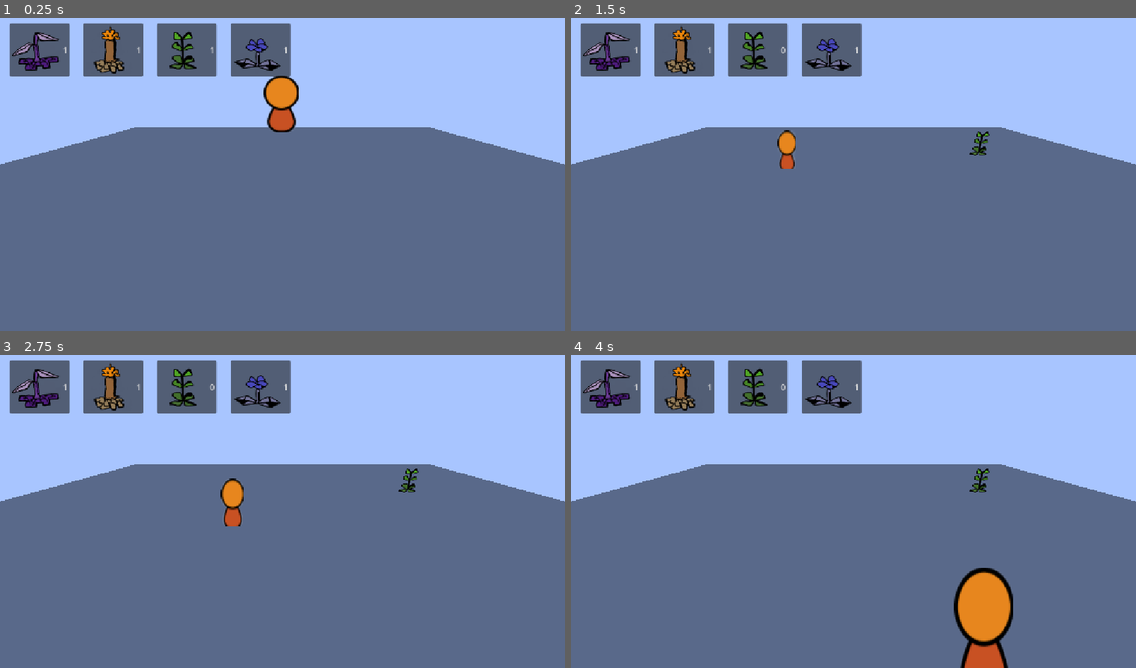
Above: before the commit, frames 1-4 (two rows, left to right).
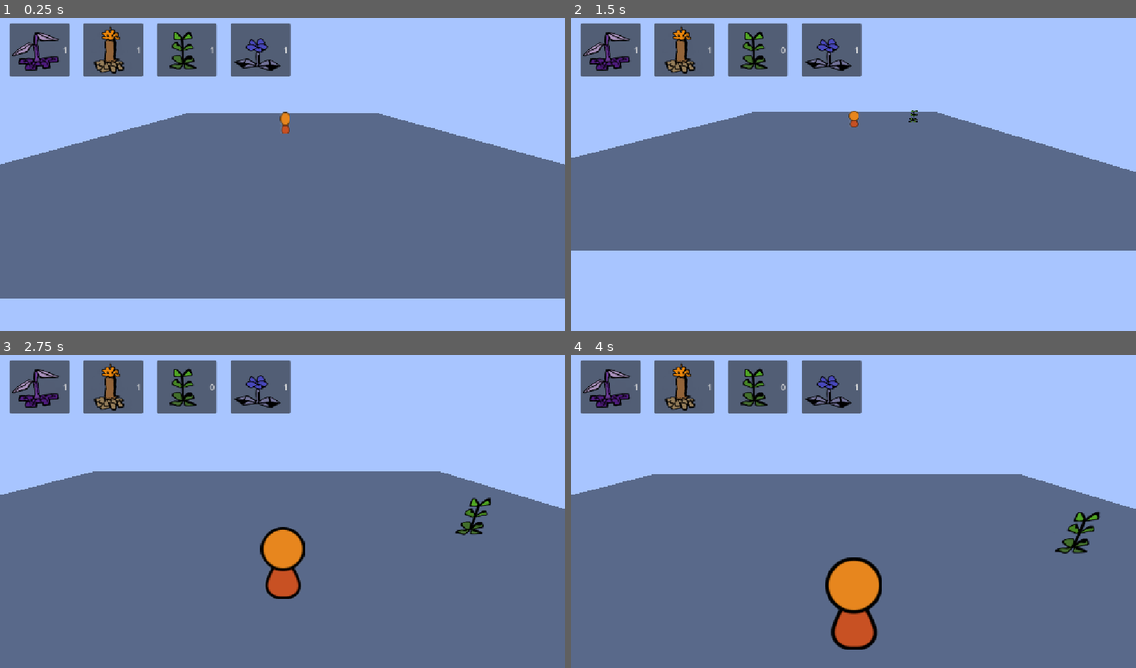
Above: after the commit, the same moments.

Repository: cjj1516/GrowTogether
Game: Godot game, scene res://world/world.tscn
Same seed, same stepped clock (60 frames per second), same inputs: the game is played once before the commit and once after it.
Inputs (mouse positions are in pixels of both pictures, inside the frame that each line leads up to):
- Up to frame 1 (0.25 s): no input
- Up to frame 2 (1.5 s): move the mouse to (977, 155) at 0.52 s; hold Right (ui_right) 0.53-1.28 s; click (977, 155) at 0.67 s; move the mouse to (740, 187) at 1.27 s; hold S from 1.28 s (still down)
- Up to frame 3 (2.75 s): move the mouse to (339, 439) at 2.02 s; release S at 2.03 s; hold Right (ui_right) from 2.03 s (still down)
- Up to frame 4 (4 s): move the mouse to (825, 574) at 2.77 s; release Right (ui_right) at 2.78 s; hold W 2.78-3.53 s; click (825, 574) at 2.92 s; move the mouse to (1023, 558) at 3.52 s; hold Left (ui_left) from 3.53 s (still down)

The runs differ from the first frame. In frame 1, 13% of the frame differs, in the area x 0-100%, y 18-100%; in frame 2, 29%, in the area x 0-100%, y 29-100%; in frame 3, 4.3%; in frame 4, 8.1%.

Commit message:
Panning and Focusing on NPCs

Diff:
--- a/npcs/npc.gd
+++ b/npcs/npc.gd
@@ -40,6 +40,7 @@
 var plant_node: Node3D = null
 # Called when the node enters the scene tree for the first time.
 func _ready() -> void:
+	add_to_group("npcs")
 	set_color()
 	base_sprite_scale = sprite_3d.scale
 	pick_target()
--- /dev/null
+++ b/world/camera_rig.gd
@@ -0,0 +1,100 @@
+extends Node3D
+class_name CameraRig
+
+@export_category("Panning & Following")
+@export var pan_sens: float = 15.0
+@export var follow_smooth_speed: float = 6.0
+
+@export_category("Zoom Settings")
+@export var normal_zoom: float = 15.0
+@export var focused_zoom: float = 8.0
+@export var zoom_smooth_speed: float = 8.0
+
+@onready var camera_3d: Camera3D = $Camera3D
+
+var focused_npc_index: int = -1
+var npcs: Array = []
+var target_camera_z: float = 15.0
+
+
+func _ready() -> void:
+	if camera_3d:
+		target_camera_z = normal_zoom
+		camera_3d.position.z = normal_zoom
+
+func _unhandled_input(event: InputEvent) -> void:
+	if event.is_action_pressed("ui_right"):
+		cycle_npc(1)
+	elif event.is_action_pressed("ui_left"):
+		cycle_npc(-1)
+
+
+func cycle_npc(direction: int) -> void:
+	npcs = get_tree().get_nodes_in_group("npcs")
+	npcs = npcs.filter(func(n): return is_instance_valid(n))
+
+	if npcs.is_empty():
+		focused_npc_index = -1
+		target_camera_z = normal_zoom
+		return
+
+	focused_npc_index = (focused_npc_index + direction) % npcs.size()
+	if focused_npc_index < 0:
+		focused_npc_index = npcs.size() - 1
+
+	var target_npc = npcs[focused_npc_index]
+	if is_instance_valid(target_npc):
+		target_npc.current_state = target_npc.State.IDLE
+		target_npc.velocity = Vector3.ZERO
+		target_npc.timer = 4.0
+
+
+		target_camera_z = focused_zoom
+
+
+
+func _process(delta: float) -> void:
+
+	var is_pressing_wasd = Input.is_key_pressed(KEY_W) or Input.is_key_pressed(KEY_S) or Input.is_key_pressed(KEY_A) or Input.is_key_pressed(KEY_D)
+	if is_pressing_wasd:
+		focused_npc_index = -1
+		target_camera_z = normal_zoom
+
+
+	if camera_3d:
+		camera_3d.position.z = lerp(camera_3d.position.z, target_camera_z, zoom_smooth_speed * delta)
+
+
+	if focused_npc_index >= 0 and focused_npc_index < npcs.size():
+		var npc = npcs[focused_npc_index]
+		if is_instance_valid(npc):
+			var target_pos = Vector3(npc.global_position.x, global_position.y, npc.global_position.z)
+			global_position = global_position.lerp(target_pos, follow_smooth_speed * delta)
+			return
+
+
+	handle_wasd_movement(delta)
+
+
+func handle_wasd_movement(delta: float) -> void:
+	var input_dir := Vector3.ZERO
+
+	if Input.is_key_pressed(KEY_W):
+		input_dir.z -= 1.0
+	if Input.is_key_pressed(KEY_S):
+		input_dir.z += 1.0
+	if Input.is_key_pressed(KEY_A):
+		input_dir.x -= 1.0
+	if Input.is_key_pressed(KEY_D):
+		input_dir.x += 1.0
+
+	input_dir = input_dir.normalized()
+
+	if input_dir != Vector3.ZERO:
+		var right: Vector3 = global_transform.basis.x
+		var forward: Vector3 = global_transform.basis.z
+		forward.y = 0.0
+		forward = forward.normalized()
+
+		var motion: Vector3 = (right * input_dir.x + forward * input_dir.z) * pan_sens * delta
+		global_position += motion
--- a/world/world.gd
+++ b/world/world.gd
@@ -10,7 +10,7 @@
 
 @onready var GUI: CanvasLayer = $GUI
 @onready var floor_node = $Floor
-@onready var camera_node = $Camera3D
+@onready var camera_node = $CameraRig/Camera3D
 var name_to_button: Dictionary[String, Button]
 var buttons: Array[Button]
 
--- a/world/world.tscn
+++ b/world/world.tscn
@@ -4,6 +4,7 @@
 [ext_resource type="Script" uid="uid://r7kwpuujdfhn" path="res://world/camera.gd" id="2_4717r"]
 [ext_resource type="PackedScene" uid="uid://be64fexypk4tr" path="res://npcs/NPC.tscn" id="2_tcf2h"]
 [ext_resource type="Script" uid="uid://b1r7psnaet1b6" path="res://world/SpawnManager.gd" id="4_h5o24"]
+[ext_resource type="Script" uid="uid://dgtwrqsnjpoop" path="res://world/camera_rig.gd" id="4_mmdvd"]
 
 [sub_resource type="Environment" id="Environment_oracd"]
 background_mode = 1
@@ -15,10 +16,6 @@
 [node name="WorldEnvironment" type="WorldEnvironment" parent="." unique_id=1556400846]
 environment = SubResource("Environment_oracd")
 
-[node name="Camera3D" type="Camera3D" parent="." unique_id=2050715352]
-transform = Transform3D(1, 0, 0, 0, 0.9244012, 0.3814215, 0, -0.3814215, 0.9244012, -2.3841858e-07, 1.7269819, 3.4151733)
-script = ExtResource("2_4717r")
-
 [node name="Floor" type="CSGBox3D" parent="." unique_id=1991369096]
 transform = Transform3D(16.347387, 0, 0, 0, 1, 0, 0, 0, 16.735907, 0, -0.42578125, 0)
 use_collision = true
@@ -27,9 +24,18 @@
 [node name="GUI" type="CanvasLayer" parent="." unique_id=2131960766]
 
 [node name="NPC" parent="." unique_id=1856237465 instance=ExtResource("2_tcf2h")]
-transform = Transform3D(1, 0, 0, 0, 1, 0, 0, 0, 1, 0, 1.8046875, 0)
+transform = Transform3D(1, 0, 0, 0, 1, 0, 0, 0, 1, 0, 0.229841, 0)
 
 [node name="SpawnManager" type="Node3D" parent="." unique_id=630684527]
 transform = Transform3D(1, 0, 0, 0, 1, 0, 0, 0, 1, 0, 5.0468616, 0)
 script = ExtResource("4_h5o24")
 npc_scene = ExtResource("2_tcf2h")
+
+[node name="CameraRig" type="Node3D" parent="." unique_id=685102962]
+script = ExtResource("4_mmdvd")
+normal_zoom = 10.0
+focused_zoom = 2.0
+
+[node name="Camera3D" type="Camera3D" parent="CameraRig" unique_id=2050715352]
+transform = Transform3D(1, 0, 0, 0, 0.9244012, 0.3814215, 0, -0.3814215, 0.9244012, -2.3841858e-07, 1.7269819, 3.4151733)
+script = ExtResource("2_4717r")
Not shown, added: world/camera_rig.gd.uid
